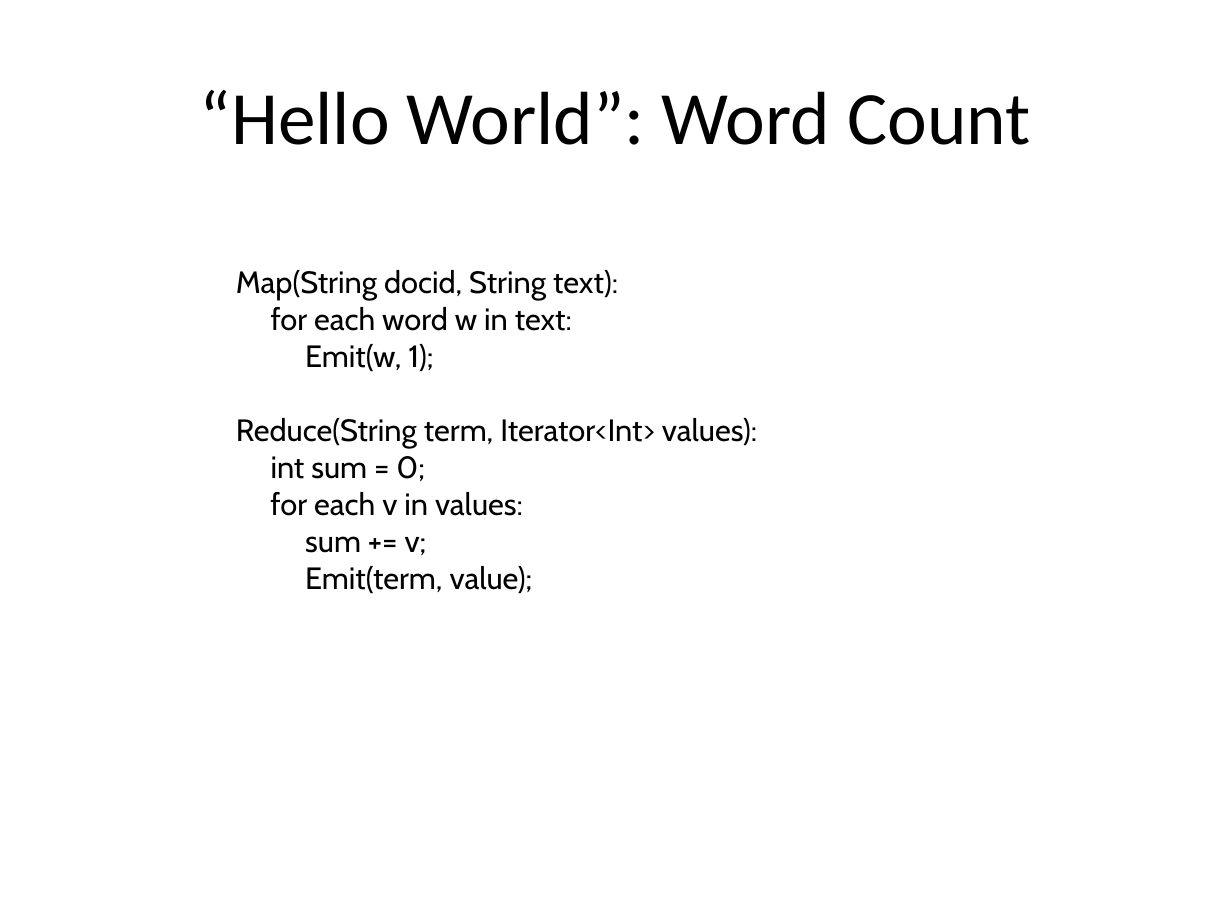
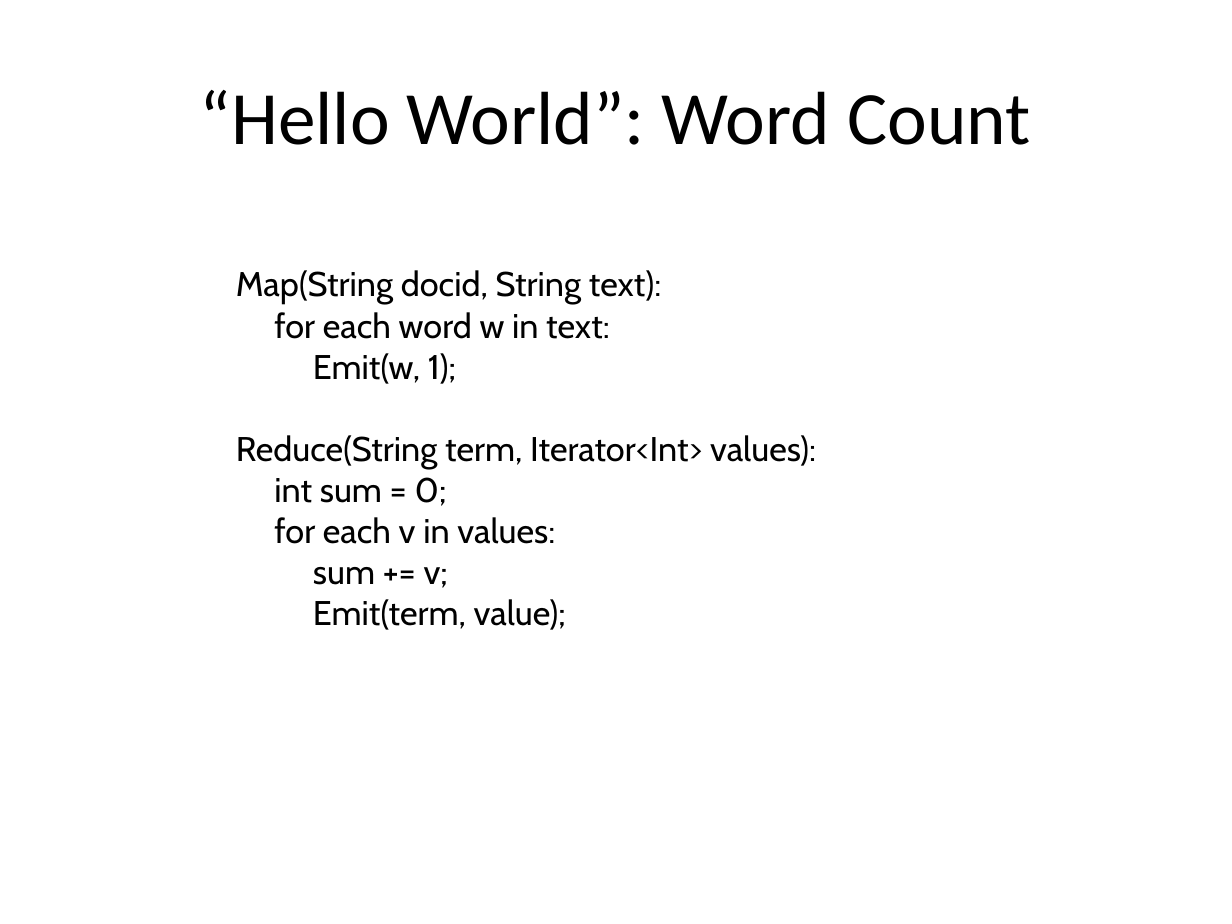
Before and after one commit to chriswjh/chriswjh.github.io, a slide deck: slide 14 of BDM/MapReduce_Basics.pptx. Drawn at 1232x924 pixels with LibreOffice and Linux fonts; fonts in the diff are those of the drawing. Boxes give left, top, right and bottom in pixels: in the first picture for what was removed or moved away, otherwise in the second. Text is boxed around its words. In the diff, an @@ line names an element or a change of style, - is before the commit and + after.

```diff
--- a/BDM/MapReduce_Basics.pptx
+++ b/BDM/MapReduce_Basics.pptx
@@ text "Map(String docid, String text):" at (236,270,816,630): size 18 to 20 pt @@
```
Also in this commit, not shown: 2 other slides changed.
